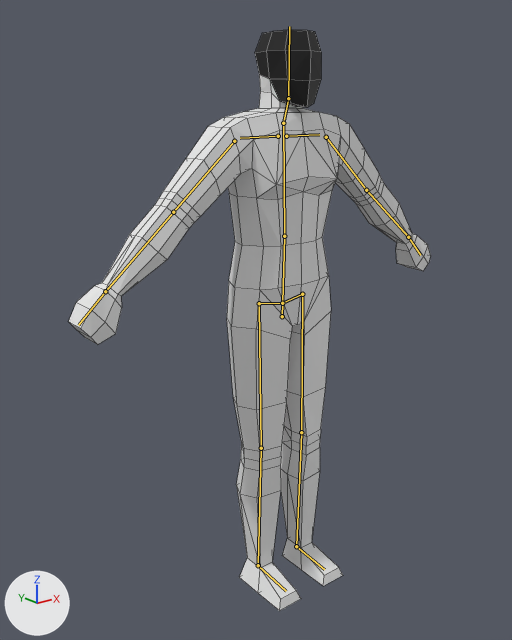
What one commit did to the Blender file meshes/player_female_base.blend.
Rendered twice from a camera (50 mm lens) standing at (-1.278, -1.445, 1.443) and looking at (-0.056, 0.082, 0.833). Lighting does not change. The marker at lower left points along +X, +Y and +Z. The bones that bend it are drawn over the model as lines. Mesh edges are drawn as thin lines.

Names of what the first picture shows: 'Character'.
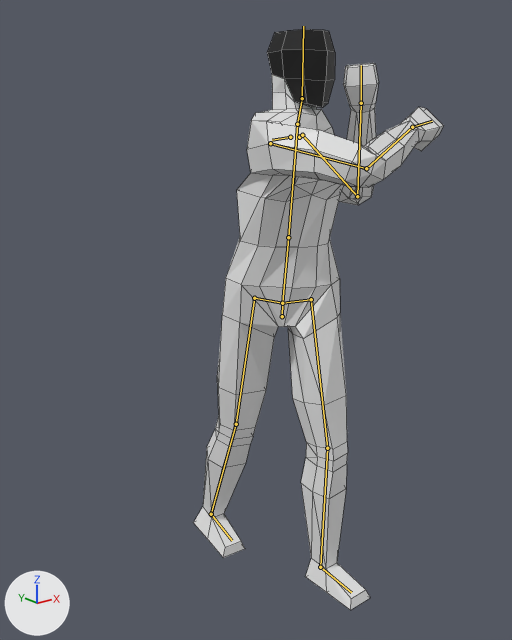
The newer file adds an action. The first version stands in its rest pose; the second is drawn at frame 10 of the action 'weapon_unarmed_strike'.

What the commit changed:
Bone 'hip' (bone_hip) turns from (0, 0, 0) to (0, -45, 0) degrees about its own x, y and z.
Bone 'spine' (bone_spine) turns from (0, 0, 0) to (3, 20, -4) degrees about its own x, y and z.
Bone 'spine.001' (bone_spine_001) turns from (0, 0, 0) to (-2, 25, -1) degrees about its own x, y and z.
Bone 'shoulder.L' (bone_shoulder_l) turns from (0, 0, 0) to (0, -26, 46) degrees about its own x, y and z.
Bone 'upper_arm.L' (bone_upper_arm_l) turns from (0, 0, 0) to (21, 19, -36) degrees about its own x, y and z.
Bone 'forearm.L' (bone_forearm_l) turns from (0, 0, 0) to (133, -27, 8) degrees about its own x, y and z.
Bone 'hand.L' (bone_hand_l) turns from (0, 0, 0) to (5, -12, 0) degrees about its own x, y and z.
Bone 'shoulder.R' (bone_shoulder_r) turns from (0, 0, 0) to (-2, 10, 28) degrees about its own x, y and z.
Bone 'upper_arm.R' (bone_upper_arm_r) turns from (0, 0, 0) to (98, -17, -61) degrees about its own x, y and z.
Bone 'forearm.R' (bone_forearm_r) turns from (0, 0, 0) to (101, 43, 30) degrees about its own x, y and z.
Bone 'hand.R' (bone_hand_r) turns from (0, 0, 0) to (-10, 1, 2) degrees about its own x, y and z.
Bone 'neck' (bone_neck) turns from (0, 0, 0) to (-9, 11, 0) degrees about its own x, y and z.
Bone 'head' (bone_head) turns from (0, 0, 0) to (5, -5, -1) degrees about its own x, y and z.
Bone 'thigh.L' (bone_thigh_l) turns from (0, 0, 0) to (-10, -45, -1) degrees about its own x, y and z.
Bone 'shin.L' (bone_shin_l) turns from (0, 0, 0) to (10, 0, 0) degrees about its own x, y and z.
Bone 'thigh.R' (bone_thigh_r) turns from (0, 0, 0) to (13, -41, 0) degrees about its own x, y and z.
Bone 'shin.R' (bone_shin_r) turns from (0, 0, 0) to (5, 0, 1) degrees about its own x, y and z.
Bone 'foot.R' (bone_foot_r) turns from (0, 0, 0) to (-10, 2, -1) degrees about its own x, y and z.

Where the change shows, as pixel boxes (x1, y1, x2, y2) in the pictures (512 x 640 px):
'Character', posed (31% narrower)
    before: (69, 30, 431, 611)
    after: (193, 29, 443, 610)
bone 'spine', root to tip
    before: (282, 303) to (284, 236)
    after: (282, 303) to (288, 237)
bone 'spine.001', root to tip
    before: (284, 236) to (283, 123)
    after: (288, 237) to (297, 124)
bone 'shoulder.L', root to tip
    before: (286, 136) to (319, 134)
    after: (299, 137) to (300, 134)
bone 'upper_arm.L', root to tip
    before: (326, 137) to (366, 190)
    after: (302, 135) to (357, 196)
bone 'forearm.L', root to tip
    before: (366, 190) to (408, 237)
    after: (357, 196) to (361, 103)
bone 'hand.L', root to tip
    before: (408, 237) to (420, 255)
    after: (361, 103) to (361, 65)
bone 'shoulder.R', root to tip
    before: (278, 136) to (240, 138)
    after: (290, 137) to (272, 140)
bone 'upper_arm.R', root to tip
    before: (234, 141) to (173, 212)
    after: (270, 143) to (366, 168)
bone 'forearm.R', root to tip
    before: (173, 212) to (105, 291)
    after: (366, 168) to (412, 127)
bone 'hand.R', root to tip
    before: (105, 291) to (78, 325)
    after: (412, 127) to (432, 121)
bone 'neck', root to tip
    before: (283, 123) to (288, 98)
    after: (297, 124) to (302, 98)
bone 'head', root to tip
    before: (288, 98) to (289, 26)
    after: (302, 98) to (303, 26)
bone 'thigh.L', root to tip
    before: (302, 294) to (301, 432)
    after: (311, 299) to (327, 448)
bone 'shin.L', root to tip
    before: (301, 432) to (296, 546)
    after: (327, 448) to (320, 567)
bone 'thigh.R', root to tip
    before: (259, 303) to (261, 448)
    after: (254, 298) to (236, 424)
bone 'shin.R', root to tip
    before: (261, 448) to (258, 565)
    after: (236, 424) to (211, 514)
bone 'foot.R', root to tip
    before: (258, 565) to (286, 591)
    after: (211, 514) to (232, 540)
